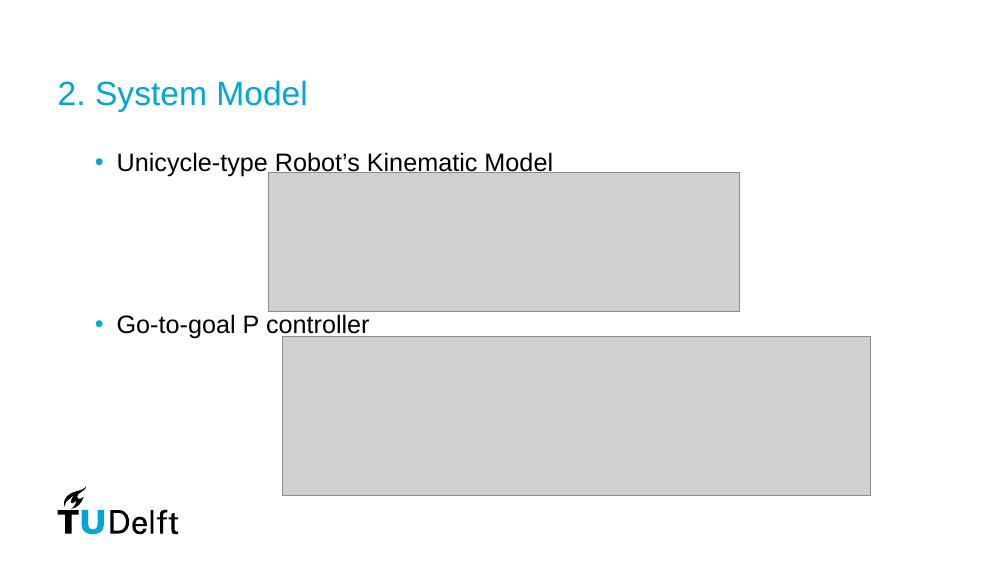
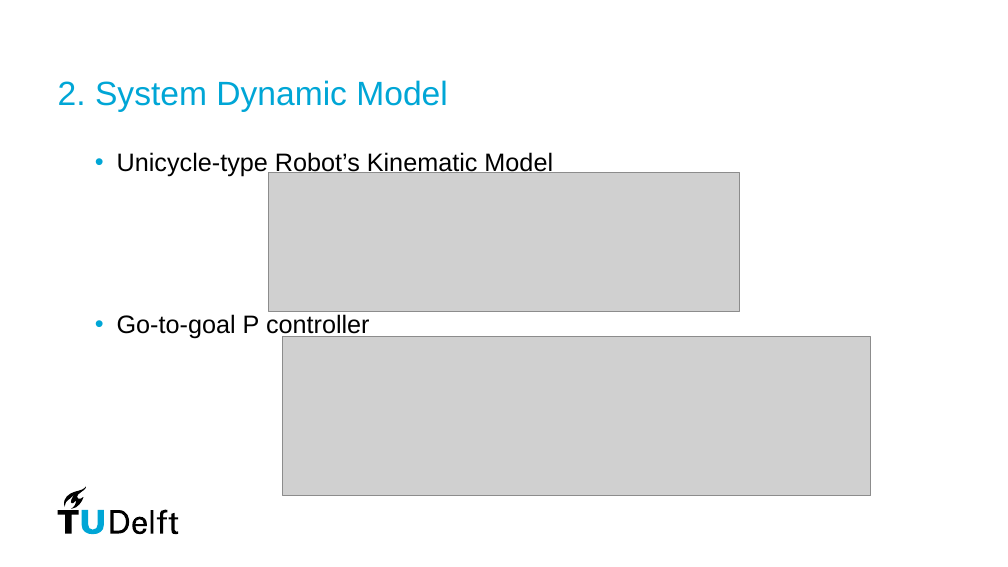
Before and after one commit to kemosabe564/simulation, a slide deck: slide 7 of paperwork/ppt/Ting_midterm.pptx. Drawn at 1008x567 pixels with LibreOffice and Linux fonts; fonts in the diff are those of the drawing; grey boxes stand for pictures. Boxes give left, top, right and bottom in pixels: in the first picture for what was removed or moved away, otherwise in the second. Text is boxed around its words. In the diff, an @@ line names an element or a change of style, - is before the commit and + after.

```diff
--- a/paperwork/ppt/Ting_midterm.pptx
+++ b/paperwork/ppt/Ting_midterm.pptx
@@ title at (x1=58, y1=80, x2=448, y2=112): text changed @@
-2. System Model
+2. System Dynamic Model
```
Also in this commit, not shown: 3 other slides changed, 20 other files.
